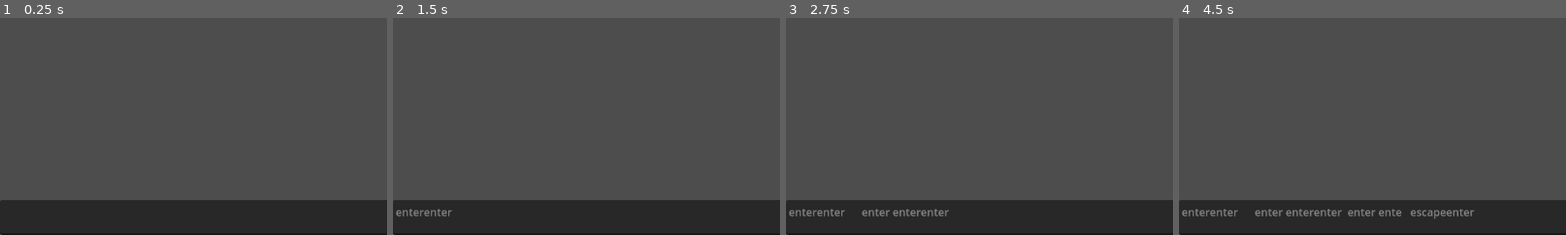
Above: before the commit, frames 1-4 (left to right).
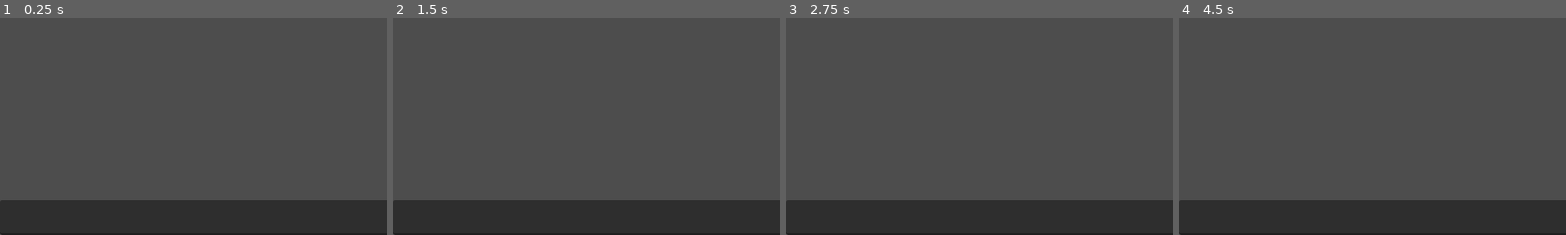
Above: after the commit, the same moments.

Repository: zoli0829/godot_typing_game
Game: Godot game, scene res://scenes/input_manager/input_manager.tscn
Two runs of this game, one before a commit and one after it. Both use one fixed random seed, a clock stepped at 60 frames per second and the inputs below.
Inputs:
- Up to frame 1 (0.25 s): no input
- Up to frame 2 (1.5 s): tap Enter at 0.5, 0.6 s; tap Space at 0.77, 0.8, 1.07, 1.25, 1.35 s
- Up to frame 3 (2.75 s): tap Space at 1.52, 1.82, 2.3 s; tap Enter at 1.55, 2, 2.1 s
- Up to frame 4 (4.5 s): tap Space at 2.75, 3.02, 3.32, 3.77, 3.8, 4.07 s; tap Backspace at 2.85 s; tap Enter at 3.05, 3.5, 4.35 s; tap Delete at 3.6 s; tap Escape at 4.15 s
The pictures show only the part of the screen within x 0-50%, y 50-100%; the shares and areas given below are measured in that part.

The runs differ from the first frame. In frame 2, 0.2% of the frame differs, in the area x 0-16%, y 87-92%; in frame 3, 0.6%; in frame 4, 1.1%, in the area x 0-77%, y 87-93%.

Commit message:
worked a bit on the input manager

Diff:
--- a/project.godot
+++ b/project.godot
@@ -13,6 +13,7 @@
 config/name="TowerDefenceTypingGame"
 run/main_scene="res://scenes/input_manager/input_manager.tscn"
 config/features=PackedStringArray("4.3", "Forward Plus")
+run/max_fps=60
 config/icon="res://icon.svg"
 
 [rendering]
--- a/scenes/input_manager/input_manager.gd
+++ b/scenes/input_manager/input_manager.gd
@@ -1,18 +1,35 @@
 extends Node
 
-# Declare variables to manage typed text and list of words to check
 var typed_text = ""
-var target_words = ["trader", "tavern", "townhall"]
+var commands = [
+"build market", "upgrade market",
+"build inn", "upgrade_inn",
+"build iron mine", "upgrade iron mine",
+"build quarry", "upgrade quarry",
+"build wall","upgrade wall",
+"build woodcutter camp", "upgrade woodcutter camp"
+]
 var current_input = ""
-var current_target_index = -1  # -1 indicates no current target word
+#FLAGS
+var is_market_built = false
+var is_inn_built = false
+var is_iron_mine_built = false
+var is_quarry_built = false
+var is_wall_built = false
+var is_woodcutter_camp_built = false
 
-# Declare a TextEdit node to show the input text
 @onready var text_edit = $TextEdit
 
-func _process(delta):
+
+func _ready():
+	Engine.max_fps = 60
+
+
+func _process(_delta):
 	# Check if the player has typed anything, and update the display
 	update_text_display()
-	check_for_word_match()  # Check if the typed word matches any of the target words
+	check_for_word_match()
+
 
 # Capture key input using _input()
 func _input(event):
@@ -20,51 +37,126 @@
 		if event.keycode == KEY_BACKSPACE or event.keycode == KEY_DELETE:
 			remove_last_character()
 		elif event.keycode == KEY_SPACE:
-			add_space_to_input()  # Special handling for space
+			add_space_to_input()
+		elif event.keycode == KEY_ESCAPE:
+			input_escape()
+		elif event.keycode == KEY_ENTER:
+			input_enter()
 		else:
 			add_character_to_input(event)
+
 
 func remove_last_character():
 	current_input = current_input.substr(0, current_input.length() - 1)
 
+
 func add_space_to_input():
-	current_input += " "  # Directly append a space
+	current_input += " "
+
+
+func input_escape():
+	print("ESCAPE pressed")
+	clear_input()
+
+
+func input_enter():
+	print("ENTER pressed")
+	clear_input()
+
 
 func add_character_to_input(event):
-	var char = event.as_text()  # Get the character from the key event
-	if char != "":
-		current_input += char.to_lower()
+	var character = event.as_text()  # Get the character from the key event
+	if character != "":
+		current_input += character.to_lower()
 
 func update_text_display():
-	typed_text = ""
-	var target_word = target_words[current_target_index] if current_target_index != -1 else ""
-	var target_index = 0  # Track position within the target word
-	var current_input_length = current_input.length()
-
-	# Loop through the current input and color the text
-	for i in range(current_input_length):
-		var letter = current_input[i]
-		if target_index < target_word.length() and letter == target_word[target_index]:
-			# Correct character, highlight in green
-			typed_text += letter
-			target_index += 1  # Move to the next character in the target word
-		else:
-			# Incorrect character, highlight in white
-			typed_text += letter
-
-	# Add remaining target word characters in white if input is incomplete
-	if target_index < target_word.length():
-		typed_text += target_word.substr(target_index, target_word.length() - target_index)
-
+	typed_text = current_input
 	text_edit.text = typed_text
 
+
+func clear_input():
+	current_input = ""
+	typed_text = ""
+	text_edit.text = typed_text
+
+
 func check_for_word_match():
-	if current_input in target_words:
-		current_target_index = target_words.find(current_input)
-		if current_target_index != -1:
-			print("Success! You typed the word: " + target_words[current_target_index])
+	if current_input in commands:
+		var command_name = current_input.replace(" ", "_")
 
-			# Reset everything after successful word match
-			text_edit.text = typed_text  # Clear the TextEdit content
-			current_input = ""  # Reset the input after success
-			typed_text = ""  # Reset the typed text display
+		# Check if a function with the modified name exists and call it dynamically
+		if has_method(command_name):
+			call(command_name)
+		else:
+			print("No matching function for: " + command_name)
+
+		# Reset everything after successful word match
+		clear_input()
+
+'''
+FUNCTIONS FOR BUILDINGS
+'''
+func build_market():
+	if is_market_built:
+		return
+	print("Market built")
+	is_market_built = true
+
+
+func upgrade_market():
+	print("Market upgraded")
+
+
+func build_inn():
+	if is_inn_built:
+		return
+	print("Inn built")
+	is_inn_built = true
+
+
+func upgrade_inn():
+	print("Inn upgraded")
+
+
+func build_iron_mine():
+	if is_iron_mine_built:
+		return
+	print("Iron mine built")
+	is_iron_mine_built = true
+
+
+func upgrade_iron_mine():
+	print("Iron mine upgraded")
+
+
+func build_quarry():
+	if is_quarry_built:
+		return
+	print("Quarry built")
+	is_quarry_built = true
+
+
+func upgrade_quarry():
+	print("Quarry upgraded")
+
+
+func build_wall():
+	if is_wall_built:
+		return
+	print("Wall built")
+	is_wall_built = true
+
+
+func upgrade_wall():
+	print("Walls upgraded")
+
+
+func build_woodcutter_camp():
+	if is_woodcutter_camp_built:
+		return
+	print("Woodcutter built")
+	is_woodcutter_camp_built = true
+
+
+func upgrade_woodcutter_camp():
+	print("Woodcutter upgraded")
--- a/scenes/input_manager/input_manager.tscn
+++ b/scenes/input_manager/input_manager.tscn
@@ -13,4 +13,5 @@
 offset_top = -0.160034
 grow_horizontal = 2
 grow_vertical = 0
-editable = false
+size_flags_horizontal = 4
+size_flags_vertical = 4
--- /dev/null
+++ b/scenes/sandbox/sandbox.tscn
@@ -0,0 +1,15 @@
+[gd_scene load_steps=3 format=3 uid="uid://cytrmphmb360s"]
+
+[ext_resource type="PackedScene" uid="uid://csga3vb5ujqxq" path="res://scenes/input_manager/input_manager.tscn" id="1_6otvr"]
+[ext_resource type="Texture2D" uid="uid://ndm42eyfbxlu" path="res://icon.svg" id="2_0yfhs"]
+
+[node name="Sandbox" type="Node2D"]
+
+[node name="InputManager" parent="." instance=ExtResource("1_6otvr")]
+
+[node name="Wall" type="Node2D" parent="."]
+position = Vector2(576, 320)
+scale = Vector2(9, 1)
+
+[node name="Sprite2D" type="Sprite2D" parent="Wall"]
+texture = ExtResource("2_0yfhs")
